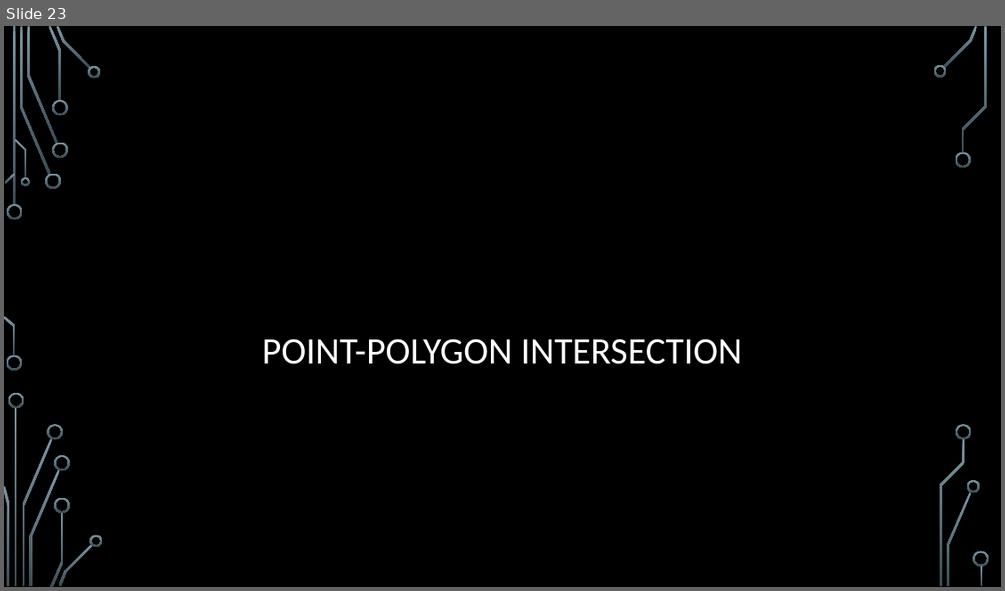
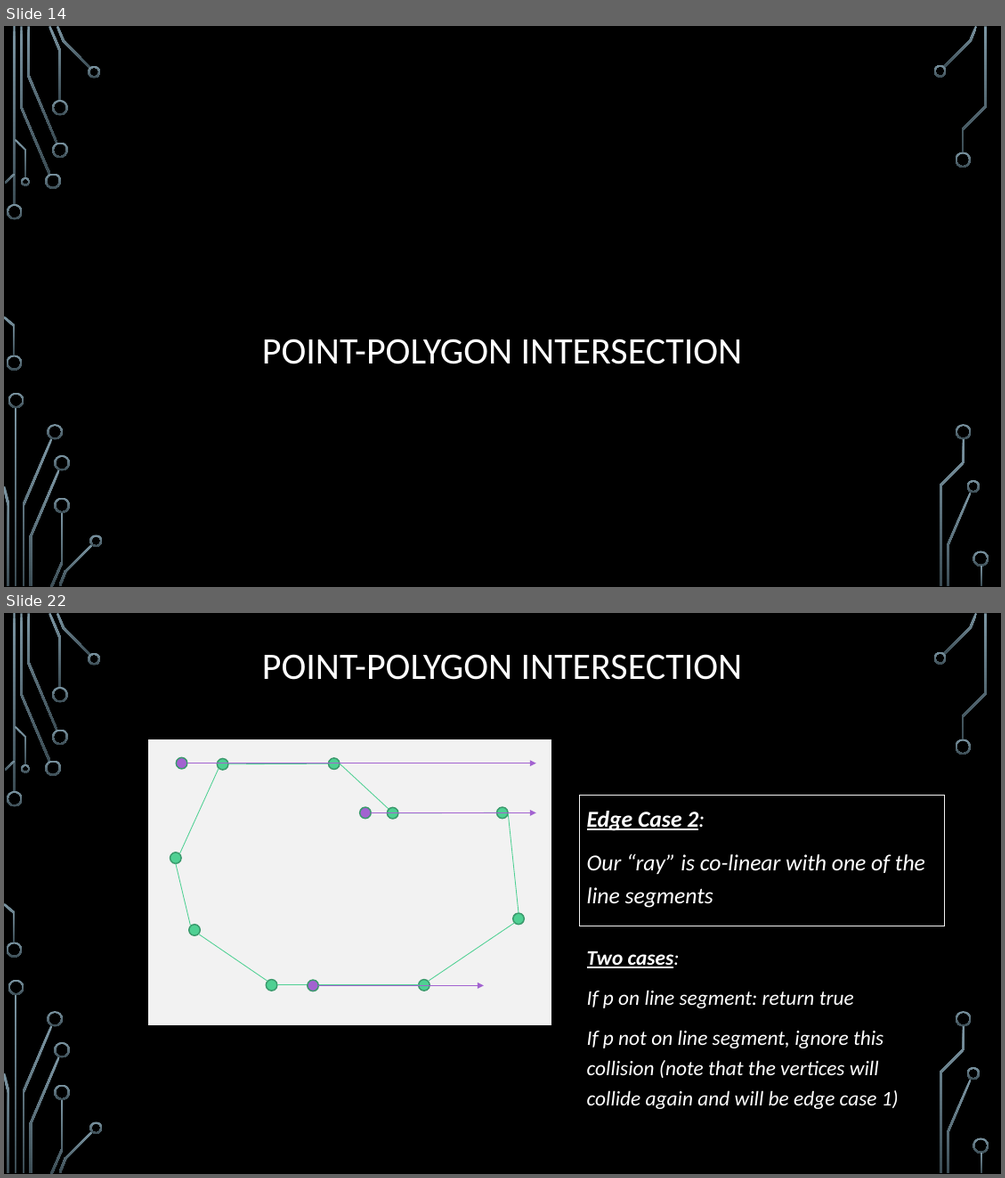
Before and after one commit to janiceeguo/advAlgo, a slide deck: slides/ComputationalGeom-part1-Intersections.pptx. Shown one above the other, each under a label of ours: slide 23 before the commit, slides 14 and 22 after it; the slides between them are not shown. The pictures are 1005x591 and 1005x1178 pixels, drawn with LibreOffice and Linux fonts; fonts in the diff are those of the drawing; background and template pictures are left out. Boxes give left, top, right and bottom in pixels: in the first picture for what was removed or moved away, otherwise in the second. Text is boxed around its words. In the diff, an @@ line names an element or a change of style, - is before the commit and + after.

```diff
--- a/slides/ComputationalGeom-part1-Intersections.pptx
+++ b/slides/ComputationalGeom-part1-Intersections.pptx
@@ slide 22 added at [4,613,1001,1174], background picture (left out); not listed: 36 template elements that a slide beside it also shows @@
@@ title added at [262,654,743,680], 36 pt, text #FFFFFF @@
+POINT-POLYGON INTERSECTION
@@ rectangle added at [579,795,944,926], outline #F2F2F2 0.75 pt, 22 pt, text #FFFFFF, italic @@
+Edge Case 2:
+Our “ray” is co-linear with one of the line segments
@@ text added at [587,951,898,1109], 20 pt, text #FFFFFF, italic @@
+Two cases:
+If p on line segment: return true
+If p not on line segment, ignore this collision (note that the vertices will collide again and will be edge case 1)
@@ group added at [146,738,552,1027]: 12 ellipses, 9 lines, 3 arrows, 1 rectangle @@
@@ what was slide 23 is now slide 14 @@
```
Also in this commit, not shown: 1 slide changed, 10 other slides added, 2 other files.
